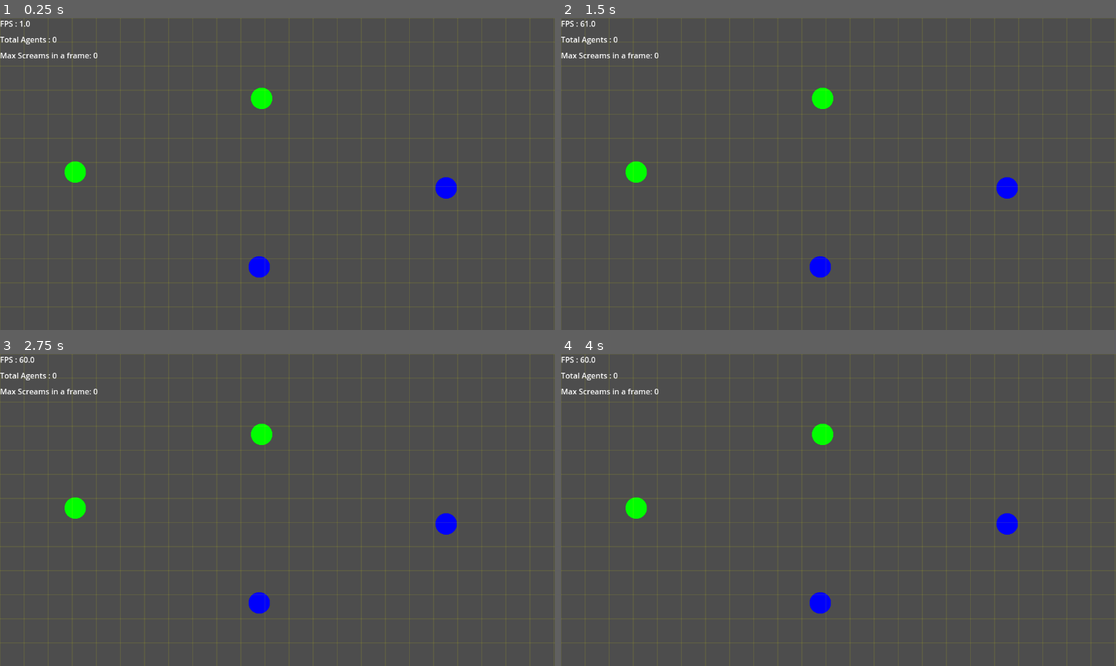
Above: before the commit, frames 1-4 (two rows, left to right).
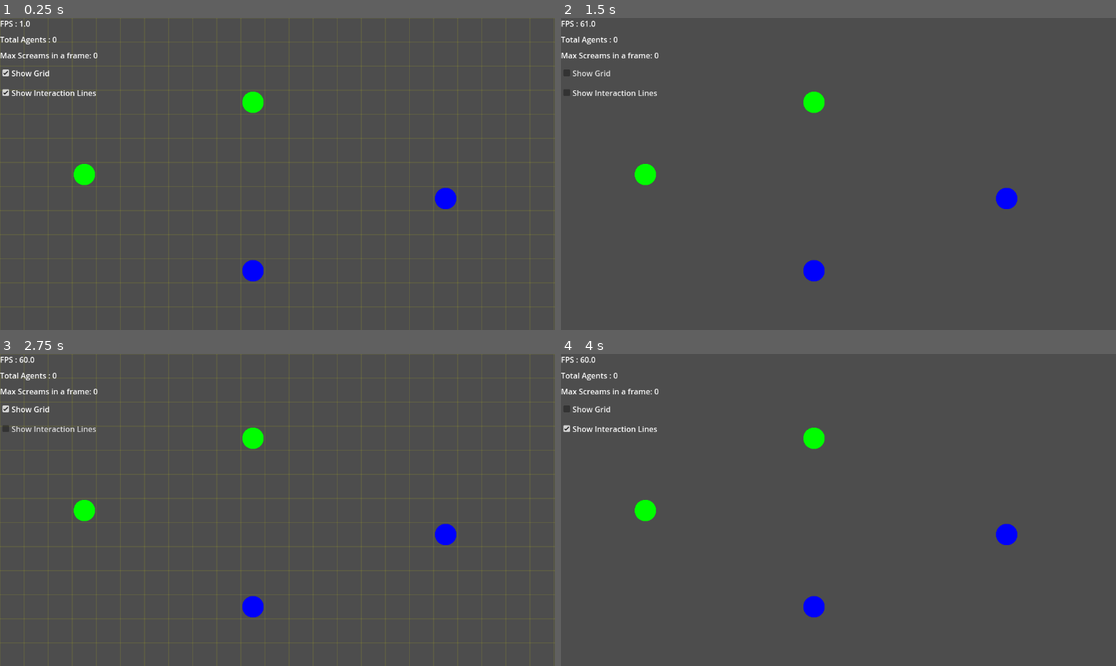
Above: after the commit, the same moments.

Repository: Vivek13130/Screaming-Insects
Game: Godot game, scene res://scenes/main.tscn
Two runs of this game, one before a commit and one after it. Both use one fixed random seed, a clock stepped at 60 frames per second and the inputs below.
Inputs (mouse positions are in pixels of both pictures, inside the frame that each line leads up to):
- Up to frame 1 (0.25 s): no input
- Up to frame 2 (1.5 s): click (610, 74) at 0.5 s, where only the run after the commit has a clickable "Show Grid"; click (610, 92) at 1.25 s, where only the run after the commit has a clickable "Show Interaction Lines"
- Up to frame 3 (2.75 s): click (49, 410) at 2 s, where only the run after the commit has a clickable "Show Grid"
- Up to frame 4 (4 s): click (610, 428) at 2.75 s, where only the run after the commit has a clickable "Show Interaction Lines"; click (610, 410) at 3.5 s, where only the run after the commit has a clickable "Show Grid"

The runs differ from the first frame. In frame 1, 1.2% of the frame differs, in the area x 0-83%, y 16-85%; in frame 2, 1.3%; in frame 3, 1.2%; in frame 4, 1.3%, in the area x 0-100%, y 0-93%.

Commit message:
camera panning and zooming working
now testing a new thing about screams in hope to reduce scream calls per frame .

Diff:
--- a/project.godot
+++ b/project.godot
@@ -21,12 +21,12 @@
 
 [input]
 
-Scroll_up={
+camera_zoom_in={
 "deadzone": 0.2,
 "events": [Object(InputEventMouseButton,"resource_local_to_scene":false,"resource_name":"","device":-1,"window_id":0,"a …(258 unchanged characters)…
 ]
 }
-Scroll_down={
+camera_zoom_out={
 "deadzone": 0.2,
 "events": [Object(InputEventMouseButton,"resource_local_to_scene":false,"resource_name":"","device":-1,"window_id":0,"a …(257 unchanged characters)…
 ]
@@ -41,6 +41,21 @@
 "events": [Object(InputEventKey,"resource_local_to_scene":false,"resource_name":"","device":-1,"window_id":0,"alt_press …(192 unchanged characters)…
 ]
 }
+restart={
+"deadzone": 0.2,
+"events": [Object(InputEventKey,"resource_local_to_scene":false,"resource_name":"","device":-1,"window_id":0,"alt_pressed":false,"shift_pressed":false,"ctrl_pressed":false,"meta_pressed":false,"pressed":false,"keycode":0,"physical_keycode":82,"key_label":0,"unicode":114,"location":0,"echo":false,"script":null)
+]
+}
+camera_dragging={
+"deadzone": 0.2,
+"events": [Object(InputEventMouseButton,"resource_local_to_scene":false,"resource_name":"","device":-1,"window_id":0,"alt_pressed":false,"shift_pressed":false,"ctrl_pressed":false,"meta_pressed":false,"button_mask":2,"position":Vector2(334, 15),"global_position":Vector2(343, 63),"factor":1.0,"button_index":2,"canceled":false,"pressed":true,"double_click":false,"script":null)
+]
+}
+reset_camera={
+"deadzone": 0.2,
+"events": [Object(InputEventKey,"resource_local_to_scene":false,"resource_name":"","device":-1,"window_id":0,"alt_pressed":false,"shift_pressed":false,"ctrl_pressed":false,"meta_pressed":false,"pressed":false,"keycode":0,"physical_keycode":67,"key_label":0,"unicode":99,"location":0,"echo":false,"script":null)
+]
+}
 
 [layer_names]
 
--- a/scenes/food_base.tscn
+++ b/scenes/food_base.tscn
@@ -1,23 +1,12 @@
-[gd_scene load_steps=4 format=3 uid="uid://c22f2hdjdn0vu"]
+[gd_scene load_steps=3 format=3 uid="uid://c22f2hdjdn0vu"]
 
 [ext_resource type="Texture2D" uid="uid://b4ta7jj5a1p6h" path="res://assets/images-removebg-preview.png" id="1_6r7vd"]
 [ext_resource type="Script" uid="uid://dccal0cd8pa7q" path="res://scripts/food_base.gd" id="1_x3pn0"]
 
-[sub_resource type="CircleShape2D" id="CircleShape2D_x3pn0"]
-radius = 22.0
-
 [node name="food_base" type="Node2D"]
 script = ExtResource("1_x3pn0")
-
-[node name="Area2D" type="Area2D" parent="."]
-collision_layer = 2
-
-[node name="CollisionShape2D" type="CollisionShape2D" parent="Area2D"]
-shape = SubResource("CircleShape2D_x3pn0")
 
 [node name="Sprite2D" type="Sprite2D" parent="."]
 modulate = Color(0, 1, 0, 1)
 scale = Vector2(0.2, 0.2)
 texture = ExtResource("1_6r7vd")
-
-[connection signal="area_entered" from="Area2D" to="." method="_on_food_base_area_entered"]
--- a/scenes/interaction_manager.tscn
+++ b/scenes/interaction_manager.tscn
@@ -4,5 +4,3 @@
 
 [node name="interactionManager" type="Node2D"]
 script = ExtResource("1_rddhf")
-show_grid = true
-show_interaction_lines = false
--- a/scenes/main.tscn
+++ b/scenes/main.tscn
@@ -1,10 +1,11 @@
-[gd_scene load_steps=6 format=3 uid="uid://bjbdn6p2u6f4s"]
+[gd_scene load_steps=7 format=3 uid="uid://bjbdn6p2u6f4s"]
 
 [ext_resource type="Script" uid="uid://enfj18vcthat" path="res://scripts/main.gd" id="1_o5qli"]
 [ext_resource type="PackedScene" uid="uid://db3jv3caod6bx" path="res://scenes/home_base.tscn" id="2_jyhfs"]
 [ext_resource type="PackedScene" uid="uid://c22f2hdjdn0vu" path="res://scenes/food_base.tscn" id="3_tbgi4"]
 [ext_resource type="PackedScene" uid="uid://ckknw030p00hq" path="res://scenes/main_ui.tscn" id="4_jyhfs"]
 [ext_resource type="PackedScene" uid="uid://bufmkhcic1re5" path="res://scenes/interaction_manager.tscn" id="4_tbgi4"]
+[ext_resource type="Script" uid="uid://cbofaivykvppx" path="res://scripts/camera_2d.gd" id="6_tefeu"]
 
 [node name="main" type="Node2D"]
 script = ExtResource("1_o5qli")
@@ -28,3 +29,7 @@
 [node name="main_ui" parent="CanvasLayer" instance=ExtResource("4_jyhfs")]
 
 [node name="interactionManager" parent="." instance=ExtResource("4_tbgi4")]
+
+[node name="Camera2D" type="Camera2D" parent="."]
+anchor_mode = 0
+script = ExtResource("6_tefeu")
--- a/scenes/main_ui.tscn
+++ b/scenes/main_ui.tscn
@@ -26,3 +26,18 @@
 
 [node name="screamCalls" type="Label" parent="VBoxContainer"]
 layout_mode = 2
+
+[node name="showGrid" type="CheckBox" parent="VBoxContainer"]
+layout_mode = 2
+focus_mode = 0
+button_pressed = true
+text = "Show Grid"
+
+[node name="showInteractionLines" type="CheckBox" parent="VBoxContainer"]
+layout_mode = 2
+focus_mode = 0
+button_pressed = true
+text = "Show Interaction Lines"
+
+[connection signal="pressed" from="VBoxContainer/showGrid" to="." method="_on_show_grid_pressed"]
+[connection signal="pressed" from="VBoxContainer/showInteractionLines" to="." method="_on_show_interaction_lines_pressed"]
--- a/scripts/agent.gd
+++ b/scripts/agent.gd
@@ -12,7 +12,7 @@
 var move_speed : int # random speed for each agent in the range 5 to 15
 
 @onready var sprite: Sprite2D = $Sprite2D
-var old_grid_cell
+var old_grid_cell : Vector2i
 
 func _ready() -> void:
 	# setting the initials
@@ -28,7 +28,7 @@
 		target_destination = "home"
 		sprite.modulate = Manager.target_is_home_color
 
-	old_grid_cell = get_grid_cell_key(global_position)
+	old_grid_cell = Manager.get_grid_cell_key(global_position)
 
 func _process(delta: float) -> void:
 	move_randomly(delta)
@@ -58,15 +58,15 @@
 		direction.y = -direction.y
 
 func update_position_in_grid():
-	var new_grid_cell = get_grid_cell_key(global_position)
+	var new_grid_cell : Vector2i = Manager.get_grid_cell_key(global_position)
 
 	if old_grid_cell != new_grid_cell:
 		# Remove from the old grid cell
 		if Manager.agents_grid.has(old_grid_cell):
 			Manager.agents_grid[old_grid_cell].erase(self)
 
-			if Manager.agents_grid[old_grid_cell].is_empty():
-				Manager.agents_grid.erase(old_grid_cell)
+			#if Manager.agents_grid[old_grid_cell].is_empty():
+				#Manager.agents_grid.erase(old_grid_cell)
 
 		# Add to the new grid cell
 		if not Manager.agents_grid.has(new_grid_cell):
@@ -75,18 +75,21 @@
 		Manager.agents_grid[new_grid_cell].push_back(self)
 
 		old_grid_cell = new_grid_cell
+		#print("new cell position : ", new_grid_cell)
 
 
 func scream():
 #	send scream request to others :
 # only call this function when any counter is updated
 
-	var current_cell = get_grid_cell_key(global_position)
+	Manager.total_screams += 1
+
+	var current_cell = Manager.get_grid_cell_key(global_position)
 	var scream_distance = Manager.scream_distance
 
 	for x_offset in range( -scream_distance , scream_distance + 1) :
 		for y_offset in range( -scream_distance , scream_distance + 1 ) :
-			var neighbour_cell = current_cell + Vector2(x_offset, y_offset)
+			var neighbour_cell = current_cell + Vector2i(x_offset, y_offset)
 
 			if Manager.agents_grid.has(neighbour_cell):
 				# iterate over all agents in this cell and send them scream request :
@@ -166,6 +169,3 @@
 		sprite.modulate = Manager.target_is_home_color
 		direction = direction.rotated(PI) # rotating the direction by 180
 		scream()
-
-func get_grid_cell_key(position: Vector2) -> Vector2:
-	return Vector2(floor(position.x / Manager.grid_cell_size), floor(position.y / Manager.grid_cell_size))
--- /dev/null
+++ b/scripts/camera_2d.gd
@@ -0,0 +1,59 @@
+extends Camera2D
+
+# Responsibility:
+# Control zoom in and out with limits
+# Panning via W, A, S, D
+# Click and drag
+
+# Zooming:
+var zoomTarget: Vector2
+@export var zoomSpeed: float = 5
+
+# Panning:
+@export var panSpeed: int = 2
+
+# Click and drag:
+var dragStartMousePos: Vector2
+var dragStartCameraPos: Vector2
+var isDragging: bool = false
+
+# Position reset:
+var positionTarget: Vector2 = Vector2.ZERO
+
+func _ready() -> void:
+	zoomTarget = zoom
+
+func _process(delta: float) -> void:
+	simple_zoom(delta)
+	click_and_drag(delta)
+
+	# Smoothly move the camera to the target position
+	position = position.lerp(positionTarget, zoomSpeed  * delta)
+
+	# Handle camera reset
+	if Input.is_action_just_pressed("reset_camera"):
+		zoomTarget = Vector2.ONE
+		positionTarget = Vector2.ZERO
+		isDragging = false  # Stop dragging when reset is triggered
+
+func simple_zoom(delta: float) -> void:
+	# Handle zooming
+	if Input.is_action_just_pressed("camera_zoom_in"):
+		zoomTarget *= 1.1
+	if Input.is_action_just_pressed("camera_zoom_out"):
+		zoomTarget *= 0.9
+
+	zoom = zoom.slerp(zoomTarget, zoomSpeed * delta)
+
+func click_and_drag(_delta: float) -> void:
+	if not isDragging and Input.is_action_just_pressed("camera_dragging"):
+		dragStartCameraPos = position
+		dragStartMousePos = get_viewport().get_mouse_position()
+		isDragging = true
+
+	if isDragging:
+		var moveVector: Vector2 = get_viewport().get_mouse_position() - dragStartMousePos
+		positionTarget = dragStartCameraPos - moveVector * (1 / zoom.x)
+
+	if isDragging and Input.is_action_just_released("camera_dragging"):
+		isDragging = false
--- a/scripts/food_base.gd
+++ b/scripts/food_base.gd
@@ -2,5 +2,28 @@
 
 const base_name = "food"
 
-func _on_food_base_area_entered(area: Area2D) -> void:
-	area.get_parent().update_from_base(base_name)
+var grid_cell_key : Vector2i
+
+func _ready() -> void:
+	place_base_in_center_of_grid()
+
+func place_base_in_center_of_grid():
+	grid_cell_key = Manager.get_grid_cell_key(global_position)  # Get the grid cell based on the current position
+	print("grid key for food base : ", grid_cell_key)
+
+	var cell_size = Manager.grid_cell_size  # Assuming you have a cell size defined in Manager
+
+	# Calculate the center of the grid cell
+	var cell_center_position = Vector2(grid_cell_key.x * cell_size, grid_cell_key.y * cell_size) + Vector2(cell_size / 2, cell_size / 2)
+	# Update the food base position
+	global_position = cell_center_position
+	Manager.agents_grid[grid_cell_key] = []
+
+func _process(delta: float) -> void:
+	if !Manager.agents_grid.has(grid_cell_key):
+		Manager.agents_grid[grid_cell_key] = []
+
+	if(Manager.agents_grid[grid_cell_key].size() > 0 ):
+		#print("agents in food base : " , Manager.agents_grid[grid_cell_key].size())
+		for agent in Manager.agents_grid[grid_cell_key] :
+			agent.update_from_base(base_name)
--- a/scripts/home_base.gd
+++ b/scripts/home_base.gd
@@ -1,6 +1,28 @@
 extends Node2D
 const base_name = "home"
 
+func _ready() -> void:
+	place_base_in_center_of_grid()
 
-func _on_home_base_area_entered(area: Area2D) -> void:
-	area.get_parent().update_from_base(base_name)
+var grid_cell_key : Vector2i
+
+func place_base_in_center_of_grid():
+	grid_cell_key = Manager.get_grid_cell_key(global_position)  # Get the grid cell based on the current position
+	var cell_size = Manager.grid_cell_size  # Assuming you have a cell size defined in Manager
+
+	print("grid key for food base : ", grid_cell_key)
+
+	# Calculate the center of the grid cell
+	var cell_center_position = Vector2(grid_cell_key.x * cell_size, grid_cell_key.y * cell_size) + Vector2(cell_size / 2, cell_size / 2)
+	# Update the food base position
+	global_position = cell_center_position
+	Manager.agents_grid[grid_cell_key] = []
+
+func _process(delta: float) -> void:
+	if !Manager.agents_grid.has(grid_cell_key):
+		Manager.agents_grid[grid_cell_key] = []
+
+	if(Manager.agents_grid[grid_cell_key].size() > 0 ):
+		#print("agents in food base : " , Manager.agents_grid[grid_cell_key].size())
+		for agent in Manager.agents_grid[grid_cell_key] :
+			agent.update_from_base(base_name)
--- a/scripts/interaction_manager.gd
+++ b/scripts/interaction_manager.gd
@@ -1,7 +1,5 @@
 extends Node2D
 
-@export var show_grid : bool = false
-@export var show_interaction_lines : bool = true
 
 func _process(delta: float) -> void:
 		update_canvas()
@@ -18,7 +16,7 @@
 
 func _draw() -> void:
 
-	if show_interaction_lines :
+	if Manager.show_interaction_lines :
 		for pair in Manager.interaction_lines_food_base:
 			draw_line(pair[0], pair[1], Manager.interaction_color_from_food_base, 2)
 			should_clear_food_interaction = true
@@ -35,7 +33,7 @@
 			Manager.interaction_lines_food_base.clear()
 			should_clear_food_interaction = false
 
-	if show_grid :
+	if Manager.show_grid :
 		for x in range(0, Manager.screen_size.x , Manager.grid_cell_size):
 			draw_line(Vector2(x, 0) , Vector2(x, Manager.screen_size.y), Color(1,1,0,0.1), 2, false)
 
--- a/scripts/main.gd
+++ b/scripts/main.gd
@@ -11,6 +11,10 @@
 
 func _process(_delta: float) -> void:
 
+	if(Input.is_action_just_pressed("restart")):
+		get_tree().reload_current_scene()
+
+
 	if(Input.is_action_pressed("Spawn_Agents")):
 		var new_agent = agent_scene.instantiate()
 		new_agent.global_position = get_global_mouse_position()
--- a/scripts/main_ui.gd
+++ b/scripts/main_ui.gd
@@ -2,9 +2,22 @@
 @onready var fps_label: Label = $VBoxContainer/fpsLabel
 @onready var agent_count_label: Label = $VBoxContainer/AgentCountLabel
 @onready var scream_calls: Label = $VBoxContainer/screamCalls
+@onready var show_grid: CheckBox = $VBoxContainer/showGrid
+@onready var show_interaction_lines: CheckBox = $VBoxContainer/showInteractionLines
 
+func _ready() -> void:
+	Manager.show_grid = show_grid.button_pressed
+	Manager.show_interaction_lines = show_interaction_lines.button_pressed
 
 func _process(delta: float) -> void:
 	fps_label.text = "FPS : " + str(Engine.get_frames_per_second())
 	agent_count_label.text = "Total Agents : " + str(Manager.total_agents_live)
 	scream_calls.text = "Max Screams in a frame: " + str(Manager.max_scream_calls)
+
+
+func _on_show_grid_pressed() -> void:
+	Manager.show_grid = !Manager.show_grid
+
+
+func _on_show_interaction_lines_pressed() -> void:
+	Manager.show_interaction_lines = ! Manager.show_interaction_lines
--- a/scripts/manager.gd
+++ b/scripts/manager.gd
@@ -24,6 +24,9 @@
 const scream_distance = 1 # means 2 rectangular rings around this agent in a grid
 var max_scream_calls = 0 # in a frame
 
+var show_grid = false
+var show_interaction_lines = false
+
 var screen_size
 
 var interaction_lines_home_base = []
@@ -32,6 +35,13 @@
 func _ready() -> void:
 	screen_size = get_viewport().get_visible_rect().size
 
+#
+#func get_grid_cell_key(position: Vector2) -> Vector2:
+	#return Vector2i(int(position.x / grid_cell_size), int(position.y / grid_cell_size))
 
-func get_grid_cell_key(position: Vector2) -> Vector2:
-	return Vector2(floor(position.x / grid_cell_size), floor(position.y / grid_cell_size))
+func get_grid_cell_key(position: Vector2) -> Vector2i:
+	return Vector2i(floor((position.x + 0.01) / grid_cell_size), floor((position.y + 0.01) / grid_cell_size))
+
+func _process(delta: float) -> void:
+	max_scream_calls = max(max_scream_calls , total_screams)
+	total_screams = 0
Not shown, added: scripts/camera_2d.gd.uid
